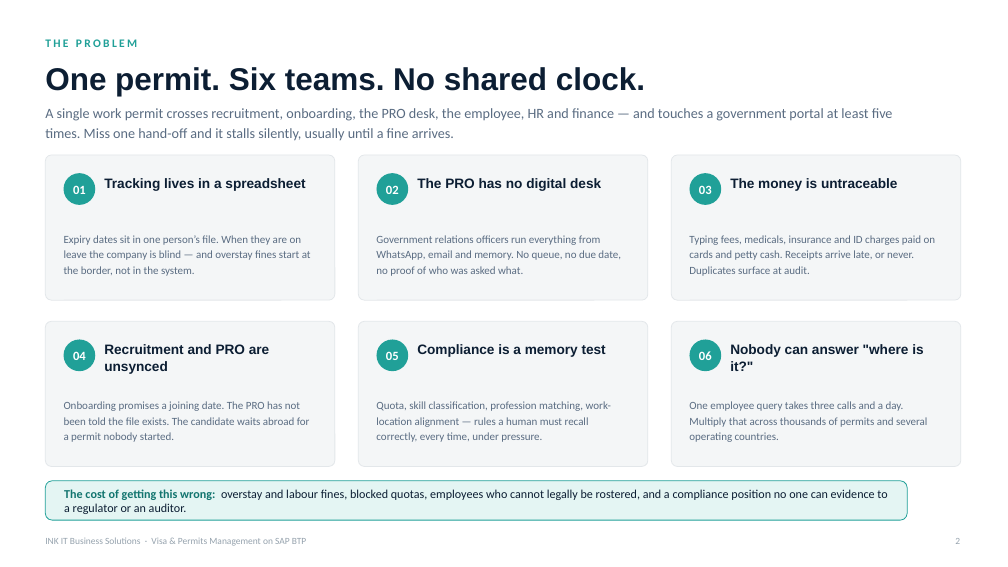
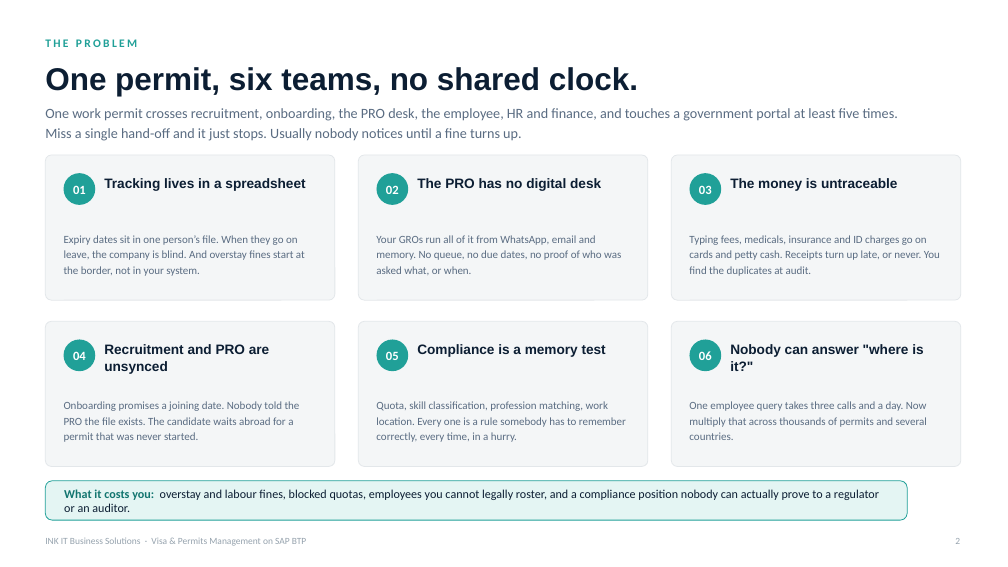
Before and after one commit to cranialblend5/VisaAndPermitsDemo, a slide deck: slide 2 of deck/INK_IT_Visa_and_Permits_GCC.pptx. Drawn at 1008x567 pixels with LibreOffice and Linux fonts; fonts in the diff are those of the drawing. Boxes give left, top, right and bottom in pixels: in the first picture for what was removed or moved away, otherwise in the second. Text is boxed around its words. In the diff, an @@ line names an element or a change of style, - is before the commit and + after.

```diff
--- a/deck/INK_IT_Visa_and_Permits_GCC.pptx
+++ b/deck/INK_IT_Visa_and_Permits_GCC.pptx
@@ text at [45,67,638,96]: text changed @@
-One permit. Six teams. No shared clock.
+One permit, six teams, no shared clock.
@@ text at [45,108,898,141]: text changed @@
-A single work permit crosses recruitment, onboarding, the PRO desk, the employee, HR and finance — and touches a government portal at least five times. Miss one hand-off and it stalls silently, usually until a fine arrives.
+One work permit crosses recruitment, onboarding, the PRO desk, the employee, HR and finance, and touches a government portal at least five times. Miss a single hand-off and it just stops. Usually nobody notices until a fine turns up.
@@ text at [64,235,305,276]: text changed @@
-Expiry dates sit in one person’s file. When they are on leave the company is blind — and overstay fines start at the border, not in the system.
+Expiry dates sit in one person’s file. When they go on leave, the company is blind. And overstay fines start at the border, not in your system.
@@ text at [376,235,621,275]: text changed @@
-Government relations officers run everything from WhatsApp, email and memory. No queue, no due date, no proof of who was asked what.
+Your GROs run all of it from WhatsApp, email and memory. No queue, no due dates, no proof of who was asked what, or when.
@@ text at [689,235,940,276]: text changed @@
-Typing fees, medicals, insurance and ID charges paid on cards and petty cash. Receipts arrive late, or never. Duplicates surface at audit.
+Typing fees, medicals, insurance and ID charges go on cards and petty cash. Receipts turn up late, or never. You find the duplicates at audit.
@@ text at [64,401,300,442]: text changed @@
-Onboarding promises a joining date. The PRO has not been told the file exists. The candidate waits abroad for a permit nobody started.
+Onboarding promises a joining date. Nobody told the PRO the file exists. The candidate waits abroad for a permit that was never started.
@@ text at [376,401,626,442]: text changed @@
-Quota, skill classification, profession matching, work-location alignment — rules a human must recall correctly, every time, under pressure.
+Quota, skill classification, profession matching, work location. Every one is a rule somebody has to remember correctly, every time, in a hurry.
@@ text at [689,401,927,440]: text changed @@
-One employee query takes three calls and a day. Multiply that across thousands of permits and several operating countries.
+One employee query takes three calls and a day. Now multiply that across thousands of permits and several countries.
@@ text at [64,489,879,512]: text changed @@
-The cost of getting this wrong: overstay and labour fines, blocked quotas, employees who cannot legally be rostered, and a compliance position no one can evidence to a regulator or an auditor.
+What it costs you: overstay and labour fines, blocked quotas, employees you cannot legally roster, and a compliance position nobody can actually prove to a regulator or an auditor.
```
Also in this commit, not shown: 9 other slides changed, 16 other files.
